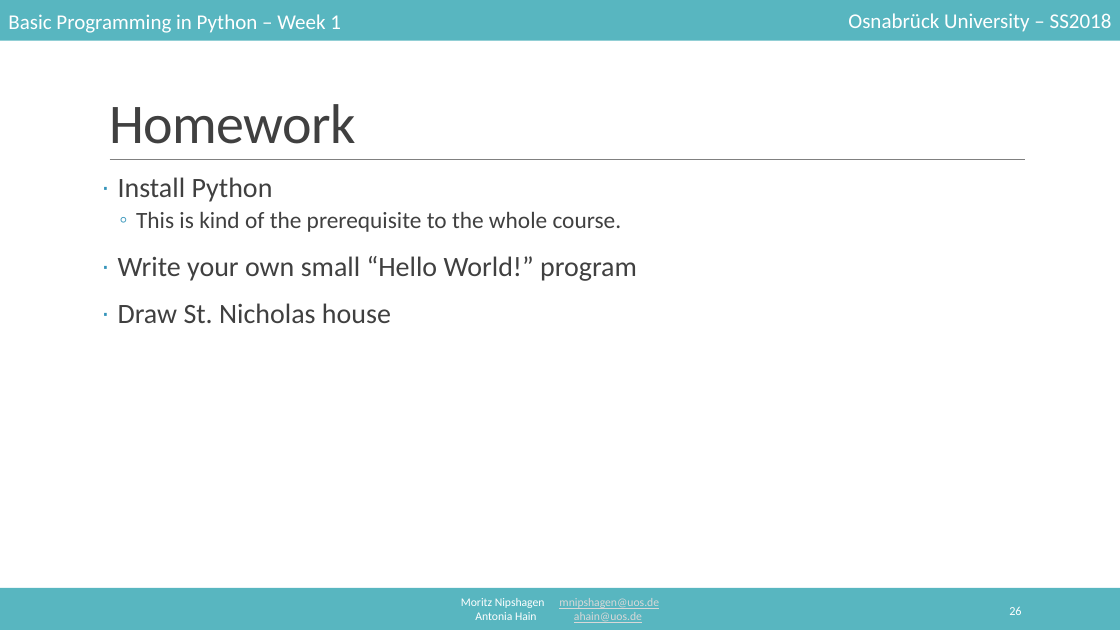
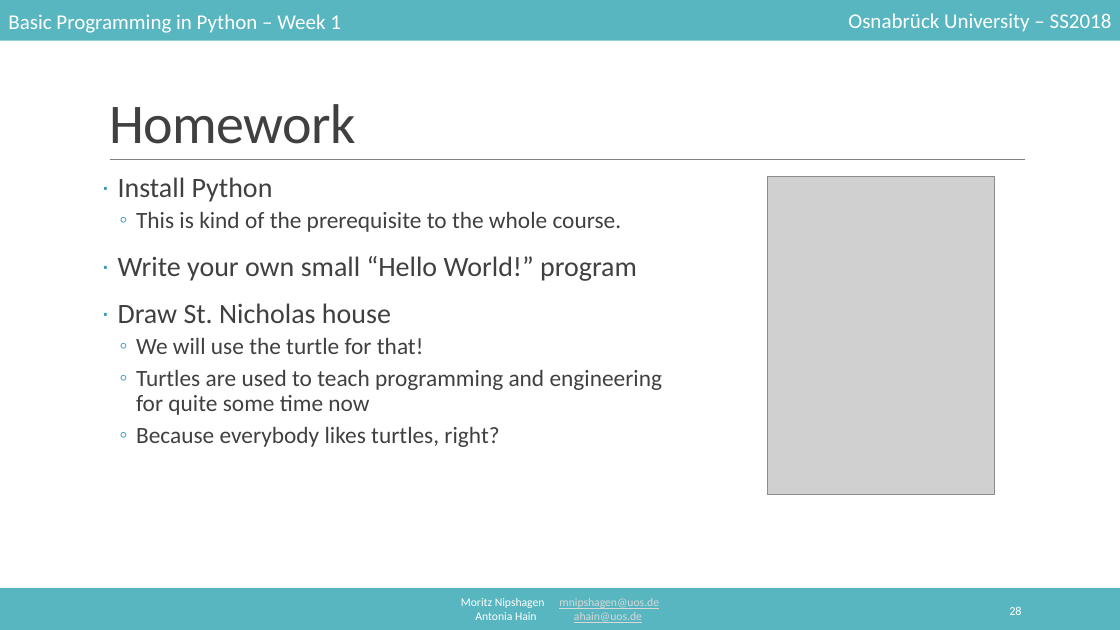
Before and after one commit to mnipshagen/monty, a slide deck: slide 28 of 2018/01/Hello_World.pptx (slide 26 before the commit). Drawn at 1120x630 pixels with LibreOffice and Linux fonts; fonts in the diff are those of the drawing; grey boxes stand for pictures. Boxes give left, top, right and bottom in pixels: in the first picture for what was removed or moved away, otherwise in the second. Text is boxed around its words. In the diff, an @@ line names an element or a change of style, - is before the commit and + after.

```diff
--- a/2018/01/Hello_World.pptx
+++ b/2018/01/Hello_World.pptx
@@ picture added at (767, 176, 995, 496) @@
@@ text at (136, 338, 662, 447): paragraphs added @@
+  ◦ We will use the turtle for that!
+  ◦ Turtles are used to teach programming and engineering for quite some time now
+  ◦ Because everybody likes turtles, right?
```
Also in this commit, not shown: 13 other slides changed, 3 slides added, 1 slide removed, 2 other files.
